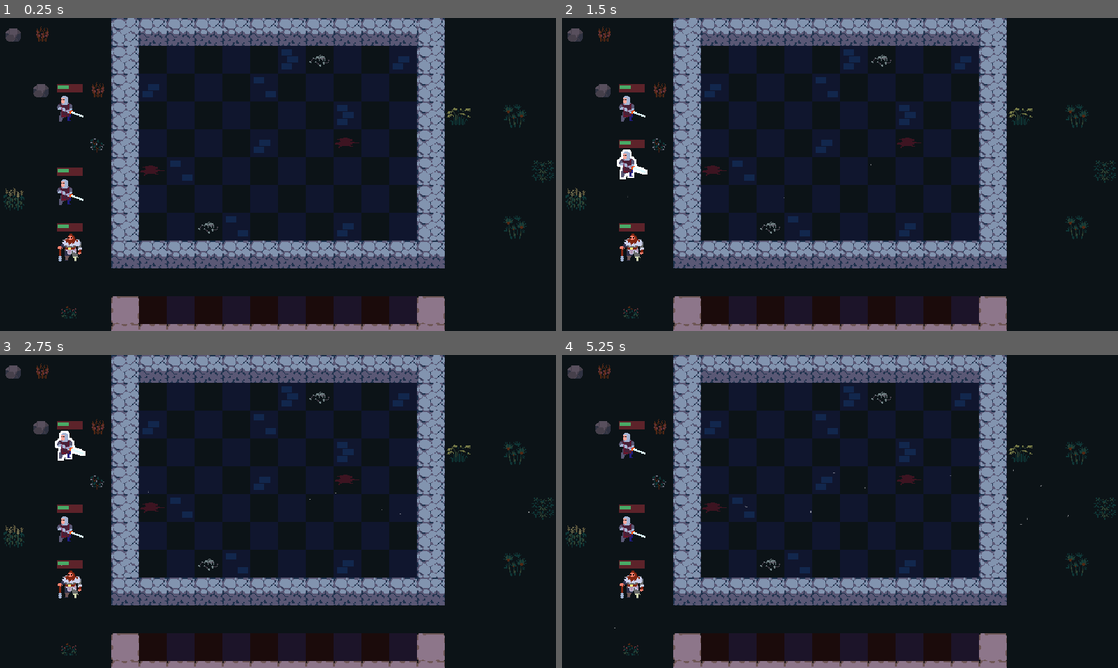
Above: before the commit, frames 1-4 (two rows, left to right).
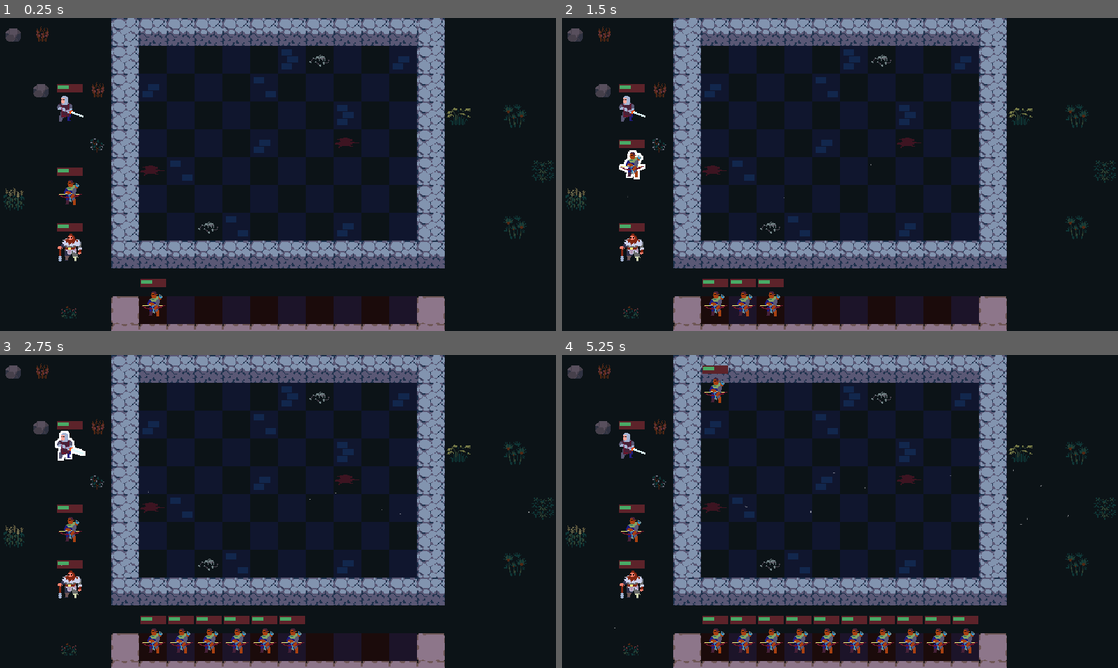
Above: after the commit, the same moments.

Repository: Wang-Junwen/AutoChess
Game: Godot game, scene res://scene/arena/arena.tscn
The game is run twice, just before and just after one commit, with the same random seed, the same clock (stepped at 60 frames per second) and the same inputs.
Inputs (mouse positions are in pixels of both pictures, inside the frame that each line leads up to):
- Up to frame 1 (0.25 s): no input
- Up to frame 2 (1.5 s): tap Enter at 0.5 s; drag from (628, 246) to (628, 108) at 0.52 s; drag from (628, 193) to (628, 108) at 1.27 s
- Up to frame 3 (2.75 s): press the mouse at (66, 445) at 2.03 s
- Up to frame 4 (5.25 s): release the mouse at (628, 445) at 2.75 s; drag from (812, 574) to (628, 530) at 2.77 s; tap Space at 3.5 s; move the mouse to (1006, 558) at 3.52 s; press the mouse at (1006, 558) at 3.53 s; release the mouse at (1006, 558) at 4.25 s; drag from (673, 464) to (756, 433) at 4.27 s; tap Enter at 5 s; move the mouse to (867, 511) at 5.02 s; press the mouse at (867, 511) at 5.03 s

The runs differ from the first frame. In frame 1, 0.5% of the frame differs, in the area x 10-30%, y 51-96%; in frame 2, 1.1%; in frame 3, 1.8%; in frame 4, 3.1%, in the area x 10-75%, y 3-96%.

Commit message:
添加Unit生成器

Diff:
--- a/components/unit_grid.gd
+++ b/components/unit_grid.gd
@@ -3,9 +3,7 @@
 
 # 当单位在网格上的状态发生变化时发出信号
 signal unit_grid_changed()
-signal unit_added(unit: Unit, tile: Vector2i)
-signal unit_removed(unit: Unit, tile: Vector2i)
-signal unit_moved(unit: Unit, old_tile: Vector2i, new_tile: Vector2i)
+
 
 # 网格尺寸（例如 Vector2i(8, 8) 表示 8x8 的棋盘）
 # 用于判断坐标是否越界
@@ -85,7 +83,6 @@
 		return
 
 	units[tile] = unit
-	unit_added.emit(unit, tile)
 	unit_grid_changed.emit()
 
 
@@ -96,5 +93,4 @@
 		return
 
 	units[tile] = null
-	unit_removed.emit(unit, tile)
 	unit_grid_changed.emit()
--- /dev/null
+++ b/components/unit_spawner.gd
@@ -0,0 +1,39 @@
+class_name UnitSpawner
+extends Node
+
+signal unit_spawned(unit: Unit)
+
+const UNIT = preload("res://scene/unit/unit.tscn")
+
+@export var bench: PlayArea
+@export var game_area: PlayArea
+
+func _ready() -> void:
+	var robin := preload("res://data/units/robin.tres")
+	var tween := create_tween()
+
+	for i in 15:
+		tween.tween_callback(spawn_unit.bind(robin))
+		tween.tween_interval(0.5)
+
+
+func _get_first_available_area() -> PlayArea:
+	if not bench.unit_grid.is_grid_full():
+		return bench
+	if not game_area.unit_grid.is_grid_full():
+		return game_area
+	return null
+
+
+func spawn_unit(unit_stats: UnitStats) -> void:
+	var area := _get_first_available_area()
+	# TODO: 之后改为错误弹窗
+	assert(area, "No available area to spawn unit")
+
+	var unit := UNIT.instantiate()
+	var tile := area.unit_grid.get_first_empty_tile()
+	unit.stats = unit_stats
+	area.unit_grid.add_unit(tile, unit)
+	area.unit_grid.add_child(unit)
+	unit.global_position = area.get_global_from_tile(tile) - Arena.HALF_CELL_SIZE
+	unit_spawned.emit(unit)
--- /dev/null
+++ b/data/units/robin.tres
@@ -0,0 +1,11 @@
+[gd_resource type="Resource" script_class="UnitStats" load_steps=2 format=3 uid="uid://s8s4uksfstvw"]
+
+[ext_resource type="Script" uid="uid://fqwxtj8wkrsh" path="res://data/units/unit_stats.gd" id="1_wtcgd"]
+
+[resource]
+script = ExtResource("1_wtcgd")
+name = "Robin"
+rarity = 0
+gold_cost = 1
+skin_coordinates = Vector2i(2, 0)
+metadata/_custom_type_script = "uid://fqwxtj8wkrsh"
--- a/scene/arena/arena.gd
+++ b/scene/arena/arena.gd
@@ -5,3 +5,10 @@
 const CELL_SIZE := Vector2(32, 32)
 const HALF_CELL_SIZE := Vector2(16, 16)
 const QUARTER_CELL_SIZE := Vector2(8, 8)
+
+@onready var unit_spawner: UnitSpawner = $UnitSpawner
+@onready var unit_mover: UnitMover = $UnitMover
+
+func _ready():
+	# 连接单位生成器与单位移动器的信号
+	unit_spawner.unit_spawned.connect(unit_mover.setup_unit)
--- a/scene/arena/arena.tscn
+++ b/scene/arena/arena.tscn
@@ -7,8 +7,10 @@
 [ext_resource type="Script" uid="uid://d2s5jauxbrnsq" path="res://components/unit_grid.gd" id="4_c6ks7"]
 [ext_resource type="PackedScene" uid="uid://bo1mxvq5ar06q" path="res://scene/unit/unit.tscn" id="4_vf884"]
 [ext_resource type="Script" uid="uid://cbt8ckj65tcl2" path="res://components/tile_highlighter.gd" id="6_yl6c4"]
+[ext_resource type="Resource" uid="uid://s8s4uksfstvw" path="res://data/units/robin.tres" id="8_3kq5i"]
 [ext_resource type="Script" uid="uid://dgoc5p373yitq" path="res://components/unit_mover.gd" id="8_afgd6"]
 [ext_resource type="Resource" uid="uid://dvhulyq22ajca" path="res://data/units/arthur.tres" id="9_qvpqk"]
+[ext_resource type="Script" uid="uid://mgia8p28gu3k" path="res://components/unit_spawner.gd" id="11_il7u2"]
 
 [sub_resource type="Curve" id="Curve_nq1he"]
 _data = [Vector2(0.00166667, 0.000609994), 0.0, 0.0, 0, 0, Vector2(0.183333, 1), 0.0, 0.0, 0, 0, Vector2(0.818333, 1), 0.0, 0.0, 0, 0, Vector2(1, 0.0204393), 0.0, 0.0, 0, 0]
@@ -119,12 +121,17 @@
 
 [node name="Unit2" parent="." instance=ExtResource("4_vf884")]
 position = Vector2(64, 192)
-stats = ExtResource("9_qvpqk")
+stats = ExtResource("8_3kq5i")
 
 [node name="Unit3" parent="." instance=ExtResource("4_vf884")]
 position = Vector2(64, 96)
 stats = ExtResource("9_qvpqk")
 
+[node name="UnitSpawner" type="Node" parent="." node_paths=PackedStringArray("bench", "game_area")]
+script = ExtResource("11_il7u2")
+bench = NodePath("../Bench")
+game_area = NodePath("../GameArea")
+
 [node name="UnitMover" type="Node" parent="." node_paths=PackedStringArray("play_areas")]
 script = ExtResource("8_afgd6")
 play_areas = [NodePath("../GameArea"), NodePath("../Bench")]
Not shown, added: components/unit_spawner.gd.uid
Not shown: 1 places in scene/arena/arena.tscn that only renumber resources
